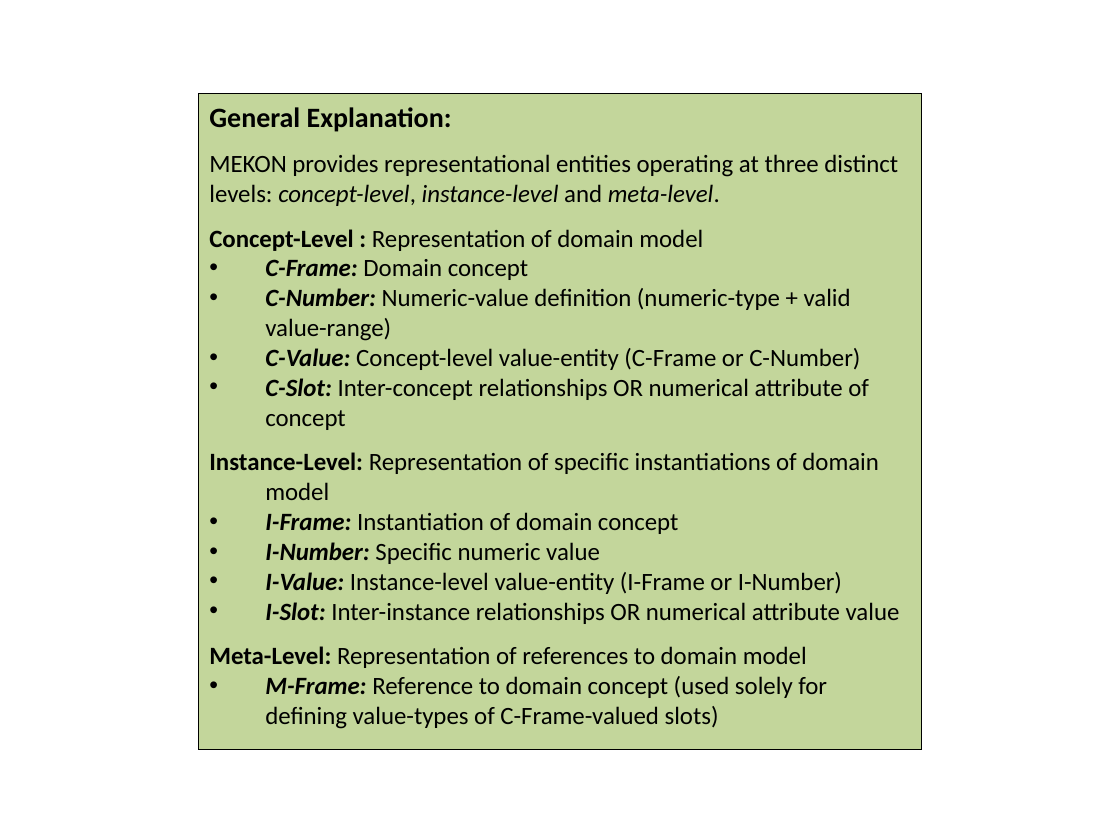
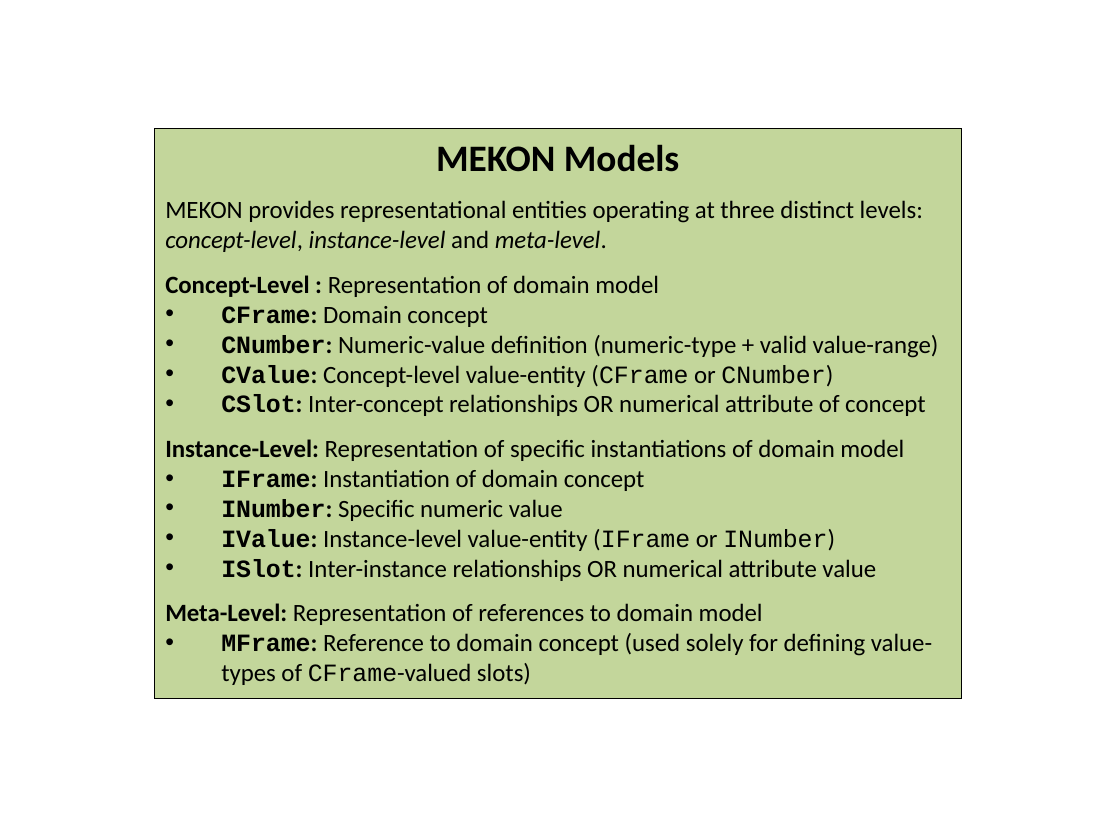
Before and after one commit to colin-puleston/mekon-hobo, a slide deck: slide 7 of docs/MEKON-HOBO Introductory Tutorial.pptx. Drawn at 1120x840 pixels with LibreOffice and Linux fonts; fonts in the diff are those of the drawing. Boxes give left, top, right and bottom in pixels: in the first picture for what was removed or moved away, otherwise in the second. Text is boxed around its words. In the diff, an @@ line names an element or a change of style, - is before the commit and + after.

```diff
--- a/docs/MEKON-HOBO Introductory Tutorial.pptx
+++ b/docs/MEKON-HOBO Introductory Tutorial.pptx
@@ rectangle "MEKON Models": place and size @@
-rectangle "MEKON Models" at (198,94,922,750)
+rectangle "MEKON Models" at (155,129,962,698)
@@ text in rectangle at (436,144,680,172): text changed; size 18 to 24 pt @@
-General Explanation:
+MEKON Models
@@ text in rectangle at (221,306,939,416): text changed @@
-• C-Frame: Domain concept
-• C-Number: Numeric-value definition (numeric-type + valid value-range)
-• C-Value: Concept-level value-entity (C-Frame or C-Number)
-• C-Slot: Inter-concept relationships OR numerical attribute of concept
+• CFrame: Domain concept
+• CNumber: Numeric-value definition (numeric-type + valid value-range)
+• CValue: Concept-level value-entity (CFrame or CNumber)
+• CSlot: Inter-concept relationships OR numerical attribute of concept
@@ text in rectangle at (221,469,876,581): text changed @@
-• I-Frame: Instantiation of domain concept
-• I-Number: Specific numeric value
-• I-Value: Instance-level value-entity (I-Frame or I-Number)
-• I-Slot: Inter-instance relationships OR numerical attribute value
+• IFrame: Instantiation of domain concept
+• INumber: Specific numeric value
+• IValue: Instance-level value-entity (IFrame or INumber)
+• ISlot: Inter-instance relationships OR numerical attribute value
@@ text in rectangle at (221,633,932,685): text changed @@
-• M-Frame: Reference to domain concept (used solely for defining value-types of C-Frame-valued slots)
+• MFrame: Reference to domain concept (used solely for defining value-types of CFrame-valued slots)
```
Also in this commit, not shown: 14 other slides changed, 2 slides added, 1 slide removed.
